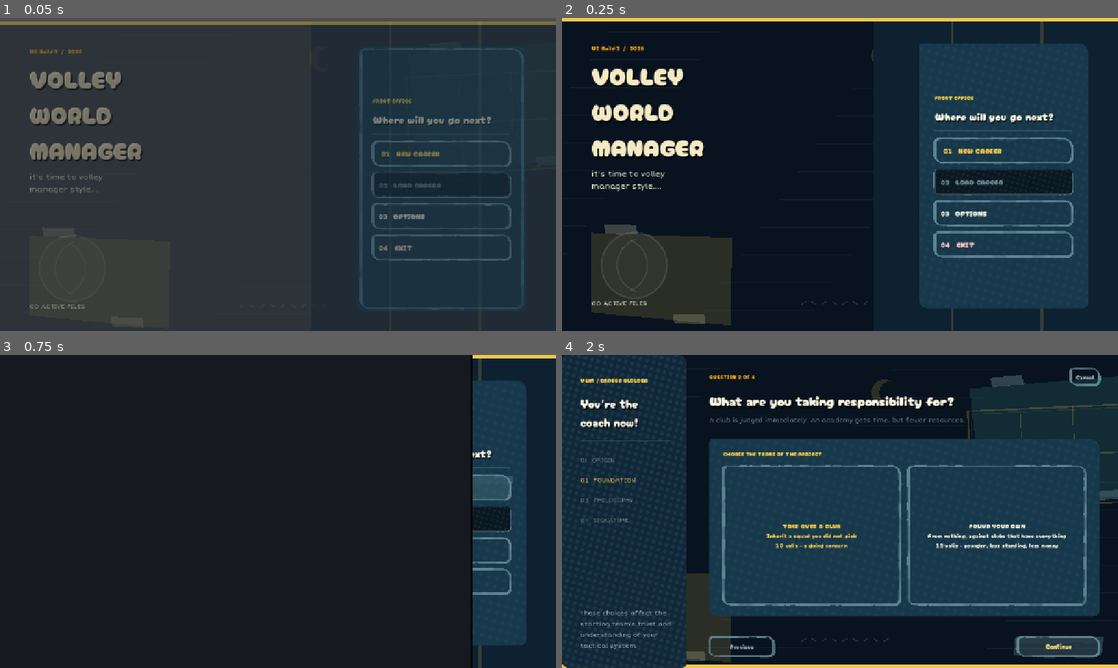
Above: before the commit, frames 1-4 (two rows, left to right).
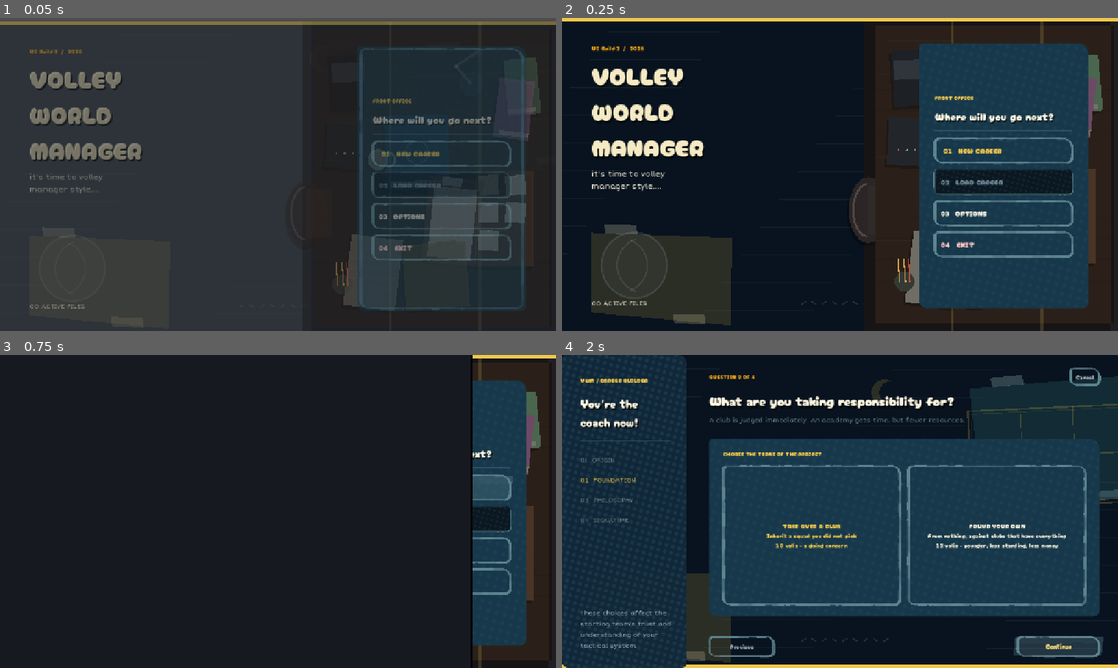
Above: after the commit, the same moments.

Repository: iracarranza/volley-world-manager
Game: Godot game, scene res://scenes/application.tscn
The game is run twice, just before and just after one commit, with the same random seed, the same clock (stepped at 60 frames per second) and the same inputs.
Inputs:
- Up to frame 1 (0.05 s): no input
- Up to frame 2 (0.25 s): no input
- Up to frame 3 (0.75 s): click "01 NEW CAREER" at 0.5 s
- Up to frame 4 (2 s): click "Continue" at 1.25 s

The runs differ from the first frame. In frame 1, 3.4% of the frame differs, in the area x 58-100%, y 3-99%; in frame 2, 16%, in the area x 51-100%, y 1-100%; in frame 3, 5.9%; in frame 4, nothing differs.

Commit message:
Connect title screen to the desk

Diff:
--- a/scenes/application.gd
+++ b/scenes/application.gd
@@ -247,6 +247,7 @@
 	if CareerManager.has_career():
 		CareerManager.save_career()
 	title_screen.refresh_saves()
+	title_screen.reset_departure()
 	_show_only(title_screen)
 
 
@@ -258,7 +259,8 @@
 func _load_career(save_id: String) -> void:
 	var error := CareerManager.load_career(save_id)
 	if error.is_empty():
-		_show_journal()
+		await title_screen.play_desk_departure()
+		_show_desk()
 
 
 func _show_journal() -> void:
--- /dev/null
+++ b/scenes/screens/title_desk_surface.gd
@@ -0,0 +1,274 @@
+class_name TitleDeskSurface
+extends Control
+
+## The title screen's right-hand column, read as the same desk seen later from
+## the chair. Here the camera is directly overhead: the desk is against the
+## right wall, its working edge faces left, and its long dimension runs down the
+## room. The menu remains a normal Control above this drawing; these are the
+## physical things underneath it, not replacements for its controls.
+
+const UIPalette := preload("res://scripts/data/ui_palette.gd")
+
+var light_mode: bool = false
+var departure: float = 0.0:
+	set(value):
+		departure = clampf(value, 0.0, 1.0)
+		queue_redraw()
+
+func _ready() -> void:
+	set_meta("ui_style_exempt", true)
+	mouse_filter = Control.MOUSE_FILTER_IGNORE
+	resized.connect(queue_redraw)
+
+
+func set_light_mode(value: bool) -> void:
+	light_mode = value
+	queue_redraw()
+
+
+func reset_departure() -> void:
+	departure = 0.0
+	modulate = Color.WHITE
+
+
+func _draw() -> void:
+	var desk := _desk_rect()
+	var floor := Color("b8ad9a") if light_mode else Color("171416")
+	var wall := Color("d5cec0") if light_mode else Color("211e23")
+	var wood := Color("79583b") if light_mode else Color("2b2019")
+	draw_rect(Rect2(Vector2(size.x * 0.545, 0.0), Vector2(size.x * 0.455, size.y)), floor)
+	draw_rect(Rect2(Vector2(size.x - 18.0, 0.0), Vector2(18.0, size.y)), wall)
+
+	# A top-down camera has no trapezoid: the right edge is literally flush with
+	# the wall. During departure these four physical corners travel to the exact
+	# four corners used by DeskScreen's chair-view projection.
+	var corners := PackedVector2Array([
+		_project(desk.position), _project(Vector2(desk.end.x, desk.position.y)),
+		_project(desk.end), _project(Vector2(desk.position.x, desk.end.y)),
+	])
+	# The chair is genuinely under the desk: draw it first, then let the top hide
+	# the seat. Only the back and a slim upholstered crescent remain at the left.
+	_draw_chair(desk)
+	draw_colored_polygon(corners, wood)
+	_draw_wood(desk, wood)
+
+	# Objects follow the later desk screen's staging, rotated as a group with the
+	# room: books/lamp at the far end, journal central, phone and machine against
+	# the wall, work boards and folders toward the manager.
+	_draw_book(_object_rect(desk, 0.10, 0.05, 0.19, 0.14), -5.0, Color("4a664f"))
+	_draw_book(_object_rect(desk, 0.17, 0.08, 0.20, 0.15), 7.0, Color("6c4a66"))
+	_draw_lamp(_object_rect(desk, 0.06, 0.27, 0.18, 0.13))
+	_draw_phone(_object_rect(desk, 0.08, 0.78, 0.19, 0.15))
+
+	var journal := _object_rect(desk, 0.29, 0.43, 0.25, 0.27)
+	_draw_book(journal, -2.0, Color("2c536b") if light_mode else Color("17384b"), true)
+	_draw_machine(_object_rect(desk, 0.31, 0.79, 0.16, 0.16))
+	_draw_board(_object_rect(desk, 0.48, 0.07, 0.32, 0.25))
+	_draw_clipboard(_object_rect(desk, 0.50, 0.30, 0.29, 0.23), 6.0)
+	_draw_folder(_object_rect(desk, 0.72, 0.35, 0.22, 0.27))
+	_draw_pad(_object_rect(desk, 0.70, 0.64, 0.24, 0.22), 7.0)
+	_draw_mug(_object_rect(desk, 0.39, 0.68, 0.10, 0.10))
+	_draw_pencil_cup(_object_rect(desk, 0.81, 0.83, 0.10, 0.10))
+
+	# The wall/desk seam remains visible beside the panel and makes the flush
+	# placement unambiguous even when the menu covers most of the wood.
+	draw_line(_project(Vector2(desk.end.x, desk.position.y)),
+		_project(desk.end), Color(0.02, 0.02, 0.02, 0.42), 5.0)
+
+
+func _desk_rect() -> Rect2:
+	return Rect2(Vector2(size.x * 0.565, 18.0), Vector2(size.x * 0.425, size.y - 36.0))
+
+
+## Map a point on the overhead title plane into the desk screen's real camera.
+##
+## The title desk has its 140cm axis running down the screen and its 70cm depth
+## running from the right wall toward the chair on the left. `DeskScreen` has
+## that same 140cm axis across the screen and depth running from its far edge to
+## the chair. Converting the point to those two physical coordinates gives us
+## its exact destination under DeskScreen's projection:
+##
+##     x = centre + (u - .5) * width * lerp(.8, 1, v)
+##     y = .32 * height + v * (height - .32 * height - 12)
+##
+## Interpolating from the original point to that destination is important. The
+## previous version changed coordinate systems on frame one, recentering every
+## point around the journal before applying an almost-zero rotation; that was
+## the visible sideways snap. At departure zero this function is now exactly
+## the identity, and at departure one it is exactly DeskScreen's camera.
+func _project(point: Vector2) -> Vector2:
+	if departure <= 0.001:
+		return point
+	var desk := _desk_rect()
+	var u := (point.y - desk.position.y) / desk.size.y
+	var v := (desk.end.x - point.x) / desk.size.x
+	var target_top := size.y * 0.32
+	var target_depth := size.y - target_top - 12.0
+	var narrowing := lerpf(0.80, 1.0, v)
+	var target := Vector2(
+		size.x * 0.5 + (u - 0.5) * size.x * narrowing,
+		target_top + v * target_depth,
+	)
+	var eased := ease(departure, -2.2)
+	return point.lerp(target, eased)
+
+
+func _object_rect(desk: Rect2, along: float, inward: float, long_size: float, depth_size: float) -> Rect2:
+	# Desk-local x is inward from the wall; y is along its long edge.
+	var x := desk.end.x - desk.size.x * (inward + depth_size)
+	var y := desk.position.y + desk.size.y * along
+	return Rect2(Vector2(x, y), Vector2(desk.size.x * depth_size, desk.size.y * long_size))
+
+
+func _poly(rect: Rect2, angle: float = 0.0) -> PackedVector2Array:
+	var centre := rect.get_center()
+	var points := PackedVector2Array()
+	for point in [rect.position, Vector2(rect.end.x, rect.position.y), rect.end,
+			Vector2(rect.position.x, rect.end.y)]:
+		points.append(_project(centre + (point - centre).rotated(deg_to_rad(angle))))
+	return points
+
+
+func _shadow(rect: Rect2, angle: float = 0.0) -> void:
+	var shifted := Rect2(rect.position + Vector2(-5.0, 7.0), rect.size)
+	draw_colored_polygon(_poly(shifted, angle), Color(0.0, 0.0, 0.0, 0.24))
+
+
+func _draw_wood(desk: Rect2, wood: Color) -> void:
+	for board in range(1, 14):
+		var y := desk.position.y + desk.size.y * float(board) / 14.0
+		draw_line(_project(Vector2(desk.position.x, y)), _project(Vector2(desk.end.x, y)),
+			Color(wood.darkened(0.24), 0.42), 1.2)
+	for streak in range(22):
+		var seed := ((streak + 9) * 2654435761) & 0x7fffffff
+		var y := desk.position.y + desk.size.y * float(seed % 1000) / 1000.0
+		var x := desk.position.x + desk.size.x * float((seed / 1000) % 600) / 1000.0
+		draw_line(_project(Vector2(x, y)), _project(Vector2(minf(x + desk.size.x * 0.28, desk.end.x), y)),
+			Color(wood.lightened(0.12), 0.18), 2.0)
+
+
+func _draw_chair(desk: Rect2) -> void:
+	# Drawn after the top for a crisp partial silhouette, but most of the seat is
+	# still geometrically under the desk. Only the back and left lip escape it.
+	var centre := Vector2(desk.position.x - 18.0, desk.position.y + desk.size.y * 0.62)
+	var chair := Color("82715f") if light_mode else Color("302a29")
+	var back_shadow := PackedVector2Array()
+	var back := PackedVector2Array()
+	for step in range(25):
+		var angle := TAU * float(step) / 24.0
+		var point := centre + Vector2(cos(angle) * 45.0, sin(angle) * 76.0)
+		back_shadow.append(_project(point + Vector2(-5.0, 7.0)))
+		back.append(_project(point))
+	draw_colored_polygon(back_shadow, Color(0.0, 0.0, 0.0, 0.28))
+	draw_colored_polygon(back, chair.darkened(0.10))
+	var seat := Rect2(centre - Vector2(2.0, 57.0), Vector2(62.0, 114.0))
+	draw_colored_polygon(_poly(seat), chair)
+	var seam := PackedVector2Array()
+	for step in range(13):
+		var angle := lerpf(-PI * 0.48, PI * 0.48, float(step) / 12.0)
+		seam.append(_project(centre + Vector2(cos(angle) * -35.0, sin(angle) * 61.0)))
+	draw_polyline(seam, Color(chair.lightened(0.18), 0.82), 5.0)
+
+
+func _draw_book(rect: Rect2, angle: float, cloth: Color, journal: bool = false) -> void:
+	_shadow(rect, angle)
+	draw_colored_polygon(_poly(rect, angle), cloth)
+	var edge := Rect2(rect.position + Vector2(rect.size.x * 0.08, rect.size.y * 0.88),
+		Vector2(rect.size.x * 0.84, rect.size.y * 0.08))
+	draw_colored_polygon(_poly(edge, angle), Color("c9bea2") if light_mode else Color("777064"))
+	if journal:
+		var c := _project(rect.get_center())
+		var r := minf(rect.size.x, rect.size.y) * 0.18
+		draw_arc(c, r, 0.0, TAU, 24, Color(cloth.lightened(0.26), 0.72), 2.0)
+		for seam in range(3):
+			var a := TAU * float(seam) / 3.0
+			draw_arc(c + Vector2(cos(a), sin(a)) * r * 0.18, r * 0.74,
+				a - 0.9, a + 0.9, 10, Color(cloth.lightened(0.26), 0.65), 1.4)
+
+
+func _draw_clipboard(rect: Rect2, angle: float) -> void:
+	_shadow(rect, angle)
+	draw_colored_polygon(_poly(rect, angle), Color("9a7049") if light_mode else Color("4d3728"))
+	var sheet := rect.grow_individual(-rect.size.x * 0.10, -rect.size.y * 0.12,
+		-rect.size.x * 0.10, -rect.size.y * 0.06)
+	draw_colored_polygon(_poly(sheet, angle), Color("eee9da") if light_mode else Color("aaa69c"))
+	var clip := Rect2(Vector2(rect.get_center().x - rect.size.x * 0.18, rect.position.y),
+		Vector2(rect.size.x * 0.36, rect.size.y * 0.10))
+	draw_colored_polygon(_poly(clip, angle), Color("aeb3b6"))
+
+
+func _draw_board(rect: Rect2) -> void:
+	_shadow(rect)
+	draw_colored_polygon(_poly(rect), Color("9b7047") if light_mode else Color("493426"))
+	for i in range(5):
+		var row := i / 2
+		var col := i % 2
+		var slip := Rect2(rect.position + Vector2(8.0 + col * rect.size.x * 0.46,
+			8.0 + row * rect.size.y * 0.29), rect.size * Vector2(0.34, 0.21))
+		draw_colored_polygon(_poly(slip, -4.0 + i * 2.0), Color("e9e3d4") if light_mode else Color("aaa69b"))
+		draw_circle(_project(slip.position + Vector2(slip.size.x * 0.5, 3.0)), 2.5,
+			[Color("c8443a"), Color("d9982f"), Color("3f7d52")][i % 3])
+
+
+func _draw_folder(rect: Rect2) -> void:
+	_shadow(rect, -4.0)
+	draw_colored_polygon(_poly(rect, -4.0), Color("d9bd83") if light_mode else Color("514126"))
+	var tab := Rect2(rect.position + Vector2(rect.size.x * 0.48, -5.0), Vector2(rect.size.x * 0.34, 10.0))
+	draw_colored_polygon(_poly(tab, -4.0), Color("d9bd83") if light_mode else Color("514126"))
+
+
+func _draw_pad(rect: Rect2, angle: float) -> void:
+	_shadow(rect, angle)
+	draw_colored_polygon(_poly(rect, angle), Color("e7e1d0") if light_mode else Color("706d65"))
+	for i in range(4):
+		var y := rect.position.y + rect.size.y * (0.30 + i * 0.14)
+		draw_line(_project(Vector2(rect.position.x + 8.0, y)),
+			_project(Vector2(rect.end.x - 8.0, y)), Color(0.25, 0.35, 0.42, 0.38), 1.0)
+
+
+func _draw_phone(rect: Rect2) -> void:
+	_shadow(rect, -3.0)
+	draw_colored_polygon(_poly(rect, -3.0), Color("30343a") if light_mode else Color("1d2025"))
+	var handset := Rect2(rect.position + Vector2(3.0, rect.size.y * 0.18),
+		Vector2(rect.size.x - 6.0, rect.size.y * 0.34))
+	draw_colored_polygon(_poly(handset, -3.0), Color("535960") if light_mode else Color("30353b"))
+
+
+func _draw_machine(rect: Rect2) -> void:
+	_shadow(rect, 3.0)
+	draw_colored_polygon(_poly(rect, 3.0), Color("353a40") if light_mode else Color("22262b"))
+	for i in range(3):
+		draw_circle(_project(rect.position + Vector2(rect.size.x * (0.28 + i * 0.22), rect.size.y * 0.68)),
+			2.2, Color("b64c3d") if i == 0 else Color("8d9294"))
+
+
+func _draw_lamp(rect: Rect2) -> void:
+	var metal := Color("4c5660") if light_mode else Color("2b323a")
+	var base := _project(rect.get_center() + Vector2(0.0, rect.size.y * 0.20))
+	var elbow := _project(rect.get_center() - Vector2(rect.size.x * 0.50, rect.size.y * 0.14))
+	var head := _project(rect.get_center() + Vector2(rect.size.x * 0.25, -rect.size.y * 0.42))
+	draw_circle(base + Vector2(-4.0, 6.0), rect.size.x * 0.40, Color(0.0, 0.0, 0.0, 0.22))
+	draw_circle(base, rect.size.x * 0.40, metal)
+	draw_line(base, elbow, metal.lightened(0.14), 6.0)
+	draw_line(elbow, head, metal.lightened(0.14), 6.0)
+	draw_circle(elbow, 4.0, metal.lightened(0.30))
+	draw_colored_polygon(PackedVector2Array([head + Vector2(-15, -7), head + Vector2(15, -7),
+		head + Vector2(10, 9), head + Vector2(-10, 9)]), metal)
+
+
+func _draw_mug(rect: Rect2) -> void:
+	var c := _project(rect.get_center())
+	var china := Color("c6d3d0") if light_mode else Color("6d7c7a")
+	draw_circle(c + Vector2(-4.0, 5.0), rect.size.x * 0.44, Color(0.0, 0.0, 0.0, 0.22))
+	draw_arc(c + Vector2(rect.size.x * 0.42, 0.0), rect.size.x * 0.30, -PI * 0.55, PI * 0.55, 12, china, 5.0)
+	draw_circle(c, rect.size.x * 0.44, china)
+	draw_circle(c, rect.size.x * 0.32, Color("4b3323"))
+
+
+func _draw_pencil_cup(rect: Rect2) -> void:
+	var c := _project(rect.get_center())
+	draw_circle(c, rect.size.x * 0.42, Color("5d665b") if light_mode else Color("343a33"))
+	for shift in [-0.20, 0.05, 0.24]:
+		draw_line(c + Vector2(rect.size.x * shift, 2.0),
+			c + Vector2(rect.size.x * shift - 4.0, -rect.size.y * 0.75),
+			Color("d5a24b") if shift < 0.2 else Color("b84c42"), 3.0)
--- a/scenes/screens/title_screen.gd
+++ b/scenes/screens/title_screen.gd
@@ -17,6 +17,8 @@
 @onready var load_menu_button: Button = %LoadMenuButton
 @onready var continue_button: Button = %ContinueButton
 @onready var theme_option: OptionButton = %ThemeOption
+@onready var desk_surface: TitleDeskSurface = %TitleDeskSurface
+@onready var content: MarginContainer = %Content
 
 var saves: Array[Dictionary] = []
 
@@ -89,6 +91,8 @@
 
 func set_theme_name(theme_name: String) -> void:
 	var light_mode := theme_name == "light"
+	if desk_surface != null:
+		desk_surface.set_light_mode(light_mode)
 	theme_option.select(1 if light_mode else 0)
 	%Background.color = UIPalette.color(&"canvas", light_mode)
 	%CourtBand.color = UIPalette.color(&"canvas_alt", light_mode)
@@ -96,6 +100,32 @@
 	%Title.modulate = UIPalette.color(&"ink", light_mode)
 	%Edition.modulate = UIPalette.color(&"accent", light_mode)
 	_tint_menu(light_mode)
+
+
+## Continue/load are the two exits which already have a room on the other side.
+## The overhead plan rolls and pitches into the seated desk perspective. Its
+## endpoint uses the desk interface's actual projection, so the application can
+## swap views without inventing a second camera angle on the way there.
+## The application waits for this before doing its normal paper wipe.
+func play_desk_departure() -> void:
+	if not visible or desk_surface == null:
+		return
+	var tween := create_tween().set_parallel(true)
+	tween.set_trans(Tween.TRANS_QUINT).set_ease(Tween.EASE_IN_OUT)
+	# Long enough to read the three motions separately: first the room begins to
+	# turn, then the title furniture falls away, then the camera settles inward.
+	tween.tween_property(desk_surface, "departure", 1.0, 1.55)
+	tween.tween_property(%MenuPanel, "modulate:a", 0.0, 0.82).set_delay(0.28)
+	tween.tween_property(%Brand, "modulate:a", 0.0, 0.72).set_delay(0.42)
+	await tween.finished
+
+
+func reset_departure() -> void:
+	if desk_surface != null:
+		desk_surface.reset_departure()
+	if is_instance_valid(content):
+		%MenuPanel.modulate = Color.WHITE
+		%Brand.modulate = Color.WHITE
 
 
 ## Everything on this screen painted by a hand-rolled `StyleBoxFlat` or a
--- a/scenes/screens/title_screen.tscn
+++ b/scenes/screens/title_screen.tscn
@@ -2,6 +2,7 @@
 
 [ext_resource type="Script" uid="uid://m3nkbwbjxc0h" path="res://scenes/screens/title_screen.gd" id="1"]
 [ext_resource type="Script" uid="uid://bk18pfym1p674" path="res://scenes/components/ui_backdrop.gd" id="2_backdrop"]
+[ext_resource type="Script" path="res://scenes/screens/title_desk_surface.gd" id="3_desk"]
 
 [sub_resource type="StyleBoxFlat" id="MenuPanel"]
 bg_color = Color(0.025, 0.065, 0.11, 0.96)
@@ -104,6 +105,17 @@
 grow_vertical = 2
 color = Color(0.035, 0.137, 0.192, 1)
 
+[node name="TitleDeskSurface" type="Control" parent="."]
+unique_name_in_owner = true
+layout_mode = 1
+anchors_preset = 15
+anchor_right = 1.0
+anchor_bottom = 1.0
+grow_horizontal = 2
+grow_vertical = 2
+mouse_filter = 2
+script = ExtResource("3_desk")
+
 [node name="CourtLineA" type="ColorRect" parent="." unique_id=395404625]
 layout_mode = 1
 anchors_preset = -1
@@ -134,6 +146,7 @@
 color = Color(0.84, 0.67, 0.16, 1)
 
 [node name="Content" type="MarginContainer" parent="." unique_id=185262592]
+unique_name_in_owner = true
 layout_mode = 1
 anchors_preset = 15
 anchor_right = 1.0
@@ -150,6 +163,7 @@
 theme_override_constants/separation = 72
 
 [node name="Brand" type="VBoxContainer" parent="Content/Columns" unique_id=979713392]
+unique_name_in_owner = true
 layout_mode = 2
 size_flags_horizontal = 3
 theme_override_constants/separation = 12
--- /dev/null
+++ b/tools/preview/title_desk_preview.gd
@@ -0,0 +1,30 @@
+extends Control
+
+const DarkTheme := preload("res://scenes/themes/dark_theme.tres")
+
+var _screen: VolleyballTitleScreen
+var _frame := 0
+
+
+func _ready() -> void:
+	theme = DarkTheme
+	_screen = load("res://scenes/screens/title_screen.tscn").instantiate()
+	add_child(_screen)
+	_screen.set_theme_name("dark")
+
+
+func _process(_delta: float) -> void:
+	_frame += 1
+	if _frame == 12:
+		get_viewport().get_texture().get_image().save_png("user://title_desk_draft.png")
+		_screen.desk_surface.departure = 0.48
+		_screen.get_node("%MenuPanel").modulate.a = 0.42
+		_screen.get_node("%Brand").modulate.a = 0.55
+	if _frame == 24:
+		get_viewport().get_texture().get_image().save_png("user://title_desk_transition.png")
+		_screen.desk_surface.departure = 1.0
+		_screen.get_node("%MenuPanel").modulate.a = 0.0
+		_screen.get_node("%Brand").modulate.a = 0.0
+	if _frame == 36:
+		get_viewport().get_texture().get_image().save_png("user://title_desk_endpoint.png")
+		get_tree().quit()
--- /dev/null
+++ b/tools/preview/title_desk_preview.tscn
@@ -0,0 +1,12 @@
+[gd_scene load_steps=2 format=3]
+
+[ext_resource type="Script" path="res://tools/preview/title_desk_preview.gd" id="1"]
+
+[node name="TitleDeskPreview" type="Control"]
+layout_mode = 3
+anchors_preset = 15
+anchor_right = 1.0
+anchor_bottom = 1.0
+grow_horizontal = 2
+grow_vertical = 2
+script = ExtResource("1")
Binary file added: artifacts/title_desk_draft/title_endpoint.png
Not shown, added: artifacts/title_desk_draft/title_endpoint.png.import
Binary file added: artifacts/title_desk_draft/title_overhead.png
Not shown, added: artifacts/title_desk_draft/title_overhead.png.import
Binary file added: artifacts/title_desk_draft/title_transition.png
Not shown, added: artifacts/title_desk_draft/title_transition.png.import
Not shown, added: scenes/screens/title_desk_surface.gd.uid
Not shown, added: tools/preview/title_desk_preview.gd.uid
